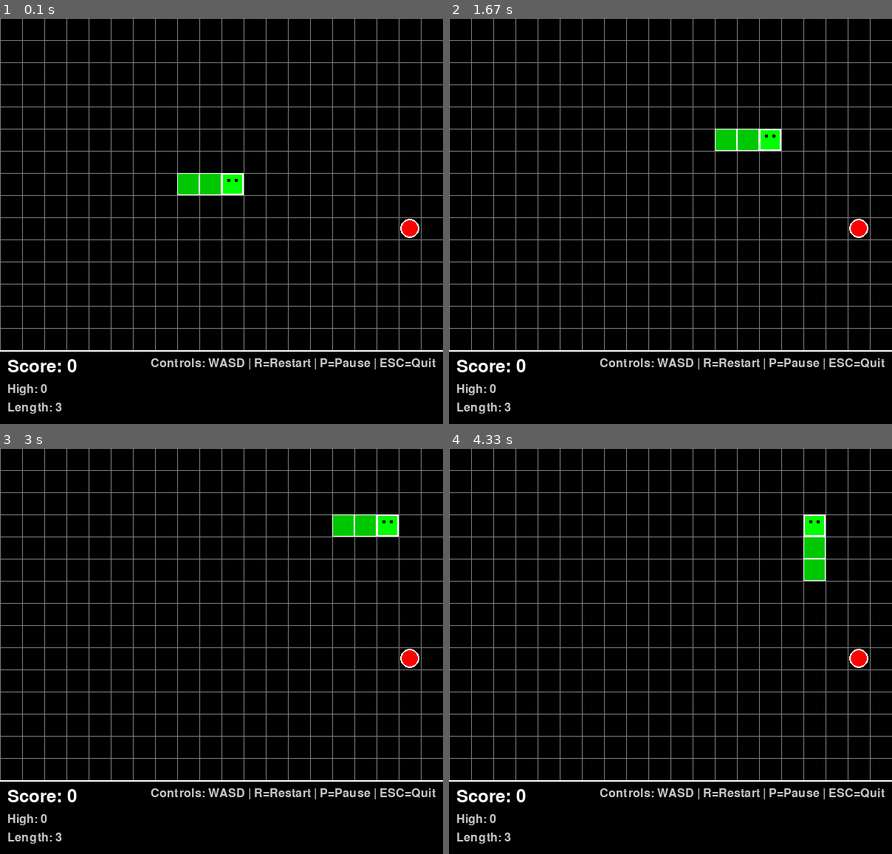
Above: before the commit, frames 1-4 (two rows, left to right).
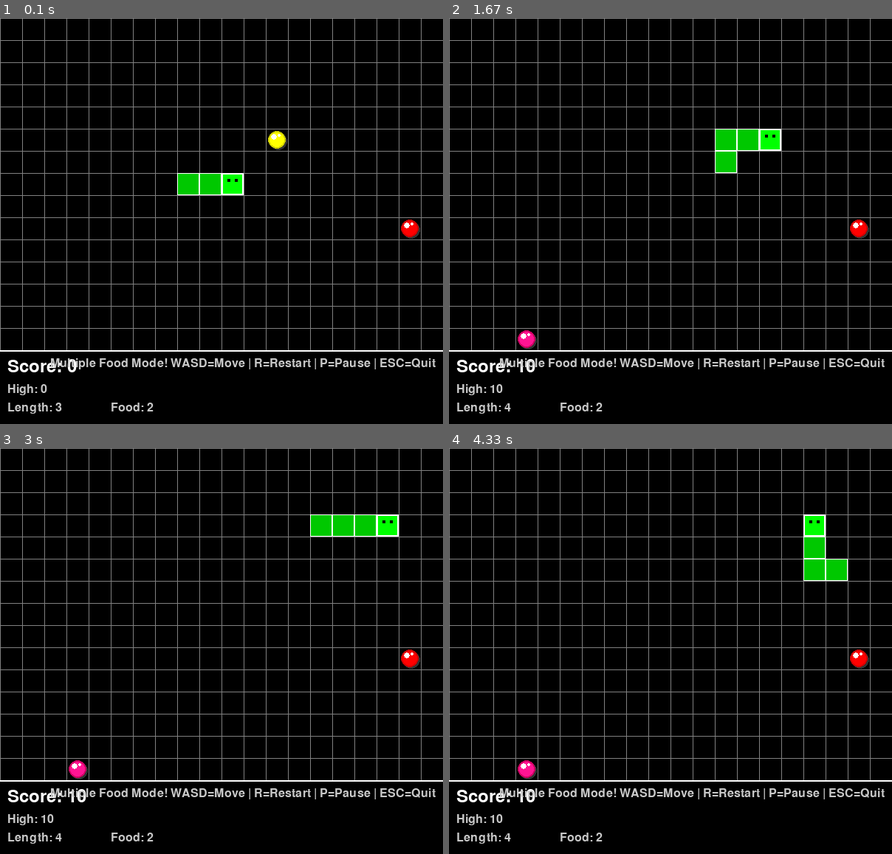
Above: after the commit, the same moments.

Repository: tisage/game-llm
Game: pygame game, started from main.py
Two runs of this game, one before a commit and one after it. Both use one fixed random seed, a clock stepped at 60 frames per second and the inputs below.
Inputs:
- Up to frame 1 (0.1 s): no input
- Up to frame 2 (1.67 s): tap Space at 0.33, 0.67 s; tap W at 1 s; hold Right from 1.33 s (still down)
- Up to frame 3 (3 s): release Right at 1.8 s; hold Up 1.83-2.13 s; hold Right 2.17-2.63 s
- Up to frame 4 (4.33 s): hold Down 3.23-3.53 s; hold Left 3.57-3.97 s; hold Up from 4 s (still down)

The runs differ from the first frame. In frame 1, 0.9% of the frame differs, in the area x 11-95%, y 27-97%; in frame 2, 1.3%, in the area x 9-95%, y 32-97%; in frame 3, 1.3%; in frame 4, 1.3%.

Commit message:
with more points and food type

Diff:
--- /dev/null
+++ b/snake_enhanced.py
@@ -0,0 +1,37 @@
+#!/usr/bin/env python3
+"""
+Enhanced Snake Game with Multiple Food Items
+"""
+import sys
+import os
+
+# Add src directory to path for imports
+sys.path.insert(0, os.path.join(os.path.dirname(os.path.abspath(__file__)), 'src'))
+
+def main():
+    """Main entry point for enhanced Snake game."""
+    try:
+        from pygame_ui.game_loop import main as pygame_main
+        print("🐍 Starting Enhanced Snake Game with Multiple Food!")
+        print("✨ Features:")
+        print("   - Multiple colorful food items on board")
+        print("   - Enhanced visual effects")
+        print("   - Same great WASD controls")
+        print("\n🎮 Controls:")
+        print("   W/A/S/D or Arrow Keys - Move snake")
+        print("   R - Restart game")
+        print("   P/Space - Pause/Resume")
+        print("   ESC - Quit game")
+        print("\n🍎 Eat all the colorful food to grow and score!")
+
+        pygame_main()
+    except ImportError as e:
+        print(f"Error importing game components: {e}")
+        print("Make sure pygame is installed: pip install pygame")
+        sys.exit(1)
+    except Exception as e:
+        print(f"Error running game: {e}")
+        sys.exit(1)
+
+if __name__ == "__main__":
+    main()
--- a/src/game_core/__init__.py
+++ b/src/game_core/__init__.py
@@ -3,9 +3,9 @@
 """
 from .constants import *
 from .snake import Snake
-from .food import Food
+from .food import Food, FoodManager, FoodItem
 from .collision import CollisionDetector
 from .scoring import ScoreManager
 from .game_state import GameEngine
 
-__all__ = ['Snake', 'Food', 'CollisionDetector', 'ScoreManager', 'GameEngine', 'GameState', 'UP', 'DOWN', 'LEFT', 'RIGHT']
+__all__ = ['Snake', 'Food', 'FoodManager', 'FoodItem', 'CollisionDetector', 'ScoreManager', 'GameEngine', 'GameState', 'UP', 'DOWN', 'LEFT', 'RIGHT']
--- a/src/game_core/constants.py
+++ b/src/game_core/constants.py
@@ -40,3 +40,16 @@
 
 # Score settings
 FOOD_SCORE = 10
+
+# Food settings
+MAX_FOOD_COUNT = 3  # Maximum number of food items on board
+MIN_FOOD_COUNT = 2  # Minimum number of food items on board
+
+# Food colors for variety
+FOOD_COLORS = [
+    (255, 0, 0),    # Red
+    (255, 165, 0),  # Orange
+    (255, 255, 0),  # Yellow
+    (255, 20, 147), # Deep Pink
+    (138, 43, 226), # Blue Violet
+]
--- a/src/game_core/food.py
+++ b/src/game_core/food.py
@@ -1,56 +1,130 @@
 """
-Food generation and management
+Food generation and management - Multiple food system
 """
 import random
 from typing import List, Tuple
 from .constants import *
 
-class Food:
-    """Represents food in the Snake game."""
+class FoodItem:
+    """Represents a single food item."""
+
+    def __init__(self, position: Tuple[int, int], color: Tuple[int, int, int] = None):
+        """Initialize a food item."""
+        self.position = position
+        self.color = color or random.choice(FOOD_COLORS)
+        self.value = FOOD_SCORE  # Can be modified for different food types
+
+    def is_eaten_by(self, snake_head: Tuple[int, int]) -> bool:
+        """Check if this food is eaten by snake head."""
+        return self.position == snake_head
+
+class FoodManager:
+    """Manages multiple food items on the game board."""
 
     def __init__(self, grid_width: int = GRID_WIDTH, grid_height: int = GRID_HEIGHT):
         """Initialize food manager."""
         self.grid_width = grid_width
         self.grid_height = grid_height
-        self.position: Tuple[int, int] = (0, 0)
-        self._generate_new_position()
+        self.food_items: List[FoodItem] = []
+        self.target_food_count = MIN_FOOD_COUNT
 
-    def _generate_new_position(self) -> None:
-        """Generate a random position for food."""
-        x = random.randint(0, self.grid_width - 1)
-        y = random.randint(0, self.grid_height - 1)
-        self.position = (x, y)
-
-    def get_position(self) -> Tuple[int, int]:
-        """Get current food position."""
-        return self.position
-
-    def respawn(self, snake_body: List[Tuple[int, int]]) -> None:
-        """
-        Generate new food position avoiding snake body.
-        Ensures food doesn't spawn on snake.
-        """
+    def _generate_position(self, avoid_positions: List[Tuple[int, int]]) -> Tuple[int, int]:
+        """Generate a random position avoiding specified positions."""
         max_attempts = self.grid_width * self.grid_height
         attempts = 0
 
         while attempts < max_attempts:
-            self._generate_new_position()
-            if self.position not in snake_body:
-                break
+            x = random.randint(0, self.grid_width - 1)
+            y = random.randint(0, self.grid_height - 1)
+            position = (x, y)
+
+            if position not in avoid_positions:
+                return position
             attempts += 1
 
-        # Fallback: if grid is nearly full, find first available spot
-        if attempts >= max_attempts:
-            for y in range(self.grid_height):
-                for x in range(self.grid_width):
-                    if (x, y) not in snake_body:
-                        self.position = (x, y)
-                        return
+        # Fallback: find first available spot
+        for y in range(self.grid_height):
+            for x in range(self.grid_width):
+                if (x, y) not in avoid_positions:
+                    return (x, y)
+
+        # Ultimate fallback (shouldn't happen in normal gameplay)
+        return (0, 0)
+
+    def _get_all_occupied_positions(self, snake_body: List[Tuple[int, int]]) -> List[Tuple[int, int]]:
+        """Get all positions occupied by snake and existing food."""
+        occupied = snake_body.copy()
+        occupied.extend([food.position for food in self.food_items])
+        return occupied
+
+    def spawn_food(self, snake_body: List[Tuple[int, int]]) -> None:
+        """Spawn a new food item."""
+        occupied_positions = self._get_all_occupied_positions(snake_body)
+        new_position = self._generate_position(occupied_positions)
+        new_color = random.choice(FOOD_COLORS)
+
+        self.food_items.append(FoodItem(new_position, new_color))
+
+    def update(self, snake_body: List[Tuple[int, int]]) -> None:
+        """Update food items - maintain target count."""
+        # Ensure we have the target number of food items
+        while len(self.food_items) < self.target_food_count:
+            self.spawn_food(snake_body)
+
+    def check_collision(self, snake_head: Tuple[int, int]) -> FoodItem:
+        """Check if snake head collides with any food. Returns eaten food or None."""
+        for food in self.food_items:
+            if food.is_eaten_by(snake_head):
+                return food
+        return None
+
+    def remove_food(self, food_item: FoodItem) -> None:
+        """Remove a specific food item."""
+        if food_item in self.food_items:
+            self.food_items.remove(food_item)
+
+    def get_all_positions(self) -> List[Tuple[int, int]]:
+        """Get positions of all food items."""
+        return [food.position for food in self.food_items]
+
+    def get_all_food_items(self) -> List[FoodItem]:
+        """Get all food items."""
+        return self.food_items.copy()
+
+    def set_food_count(self, count: int) -> None:
+        """Set target food count (between MIN and MAX)."""
+        self.target_food_count = max(MIN_FOOD_COUNT, min(MAX_FOOD_COUNT, count))
+
+    def reset(self, snake_body: List[Tuple[int, int]]) -> None:
+        """Reset all food items."""
+        self.food_items.clear()
+        self.target_food_count = MIN_FOOD_COUNT
+        self.update(snake_body)
+
+# Legacy Food class for backward compatibility
+class Food:
+    """Legacy single food class - redirects to FoodManager."""
+
+    def __init__(self, grid_width: int = GRID_WIDTH, grid_height: int = GRID_HEIGHT):
+        """Initialize legacy food (uses FoodManager internally)."""
+        self.manager = FoodManager(grid_width, grid_height)
+        self.grid_width = grid_width
+        self.grid_height = grid_height
+
+    def get_position(self) -> Tuple[int, int]:
+        """Get position of first food item (for compatibility)."""
+        if self.manager.food_items:
+            return self.manager.food_items[0].position
+        return (0, 0)
+
+    def respawn(self, snake_body: List[Tuple[int, int]]) -> None:
+        """Respawn food (maintains multiple food items)."""
+        self.manager.update(snake_body)
 
     def is_eaten(self, snake_head: Tuple[int, int]) -> bool:
-        """Check if food is eaten by snake head."""
-        return self.position == snake_head
+        """Check if any food is eaten."""
+        return self.manager.check_collision(snake_head) is not None
 
     def reset(self, snake_body: List[Tuple[int, int]]) -> None:
-        """Reset food to new random position."""
-        self.respawn(snake_body)
+        """Reset food system."""
+        self.manager.reset(snake_body)
--- a/src/game_core/game_state.py
+++ b/src/game_core/game_state.py
@@ -101,13 +101,24 @@
             self.end_game()
             return self._get_update_info(True, False, True)
 
-        # Check food collision
+        # Check food collision with multiple food items
         food_eaten = False
-        if self.collision_detector.check_food_collision(snake_head, self.food.get_position()):
-            self.snake.grow()
-            self.score_manager.add_food_score()
-            self.food.respawn(snake_body)
-            food_eaten = True
+        if hasattr(self.food, 'manager'):
+            # New multiple food system
+            eaten_food = self.food.manager.check_collision(snake_head)
+            if eaten_food:
+                self.snake.grow()
+                self.score_manager.add_food_score()
+                self.food.manager.remove_food(eaten_food)
+                self.food.manager.update(snake_body)  # Spawn new food if needed
+                food_eaten = True
+        else:
+            # Legacy single food system
+            if self.collision_detector.check_food_collision(snake_head, self.food.get_position()):
+                self.snake.grow()
+                self.score_manager.add_food_score()
+                self.food.respawn(snake_body)
+                food_eaten = True
 
         return self._get_update_info(False, food_eaten, False)
 
@@ -134,7 +145,9 @@
             'valid': True,
             'snake_body': self.snake.get_body(),
             'snake_direction': self.snake.get_direction(),
-            'food_position': self.food.get_position(),
+            'food_position': self.food.get_position(),  # For compatibility
+            'food_positions': getattr(self.food, 'manager', self.food).get_all_positions() if hasattr(self.food, 'manager') else [self.food.get_position()],
+            'food_items': getattr(self.food, 'manager', self.food).get_all_food_items() if hasattr(self.food, 'manager') else [],
             'score_info': self.score_manager.get_score_info(),
             'game_over': self.game_over,
             'paused': self.paused,
--- a/src/pygame_ui/renderer.py
+++ b/src/pygame_ui/renderer.py
@@ -38,7 +38,7 @@
 
         # Draw game components
         self._draw_grid()
-        self._draw_food(game_state['food_position'])
+        self._draw_multiple_food(game_state)
         self._draw_snake(game_state['snake_body'])
 
         # Draw UI
@@ -82,15 +82,48 @@
                 pygame.draw.rect(self.screen, DARK_GREEN, rect)
                 pygame.draw.rect(self.screen, WHITE, rect, 1)
 
-    def _draw_food(self, food_position: Tuple[int, int]) -> None:
-        """Draw food on the screen."""
+    def _draw_food(self, food_position: Tuple[int, int], color: Tuple[int, int, int] = RED) -> None:
+        """Draw a single food item with enhanced visual effects."""
         x, y = food_position
-        rect = pygame.Rect(x * CELL_SIZE, y * CELL_SIZE, CELL_SIZE, CELL_SIZE)
-
-        # Draw food as a red circle
         center = (x * CELL_SIZE + CELL_SIZE // 2, y * CELL_SIZE + CELL_SIZE // 2)
-        pygame.draw.circle(self.screen, RED, center, CELL_SIZE // 2 - 2)
-        pygame.draw.circle(self.screen, WHITE, center, CELL_SIZE // 2 - 2, 2)
+        radius = CELL_SIZE // 2 - 3
+
+        # Draw shadow for depth
+        shadow_center = (center[0] + 2, center[1] + 2)
+        pygame.draw.circle(self.screen, (50, 50, 50), shadow_center, radius, 3)
+
+        # Main food circle with gradient effect
+        pygame.draw.circle(self.screen, color, center, radius)
+
+        # Darker border for definition
+        border_color = tuple(max(0, c - 50) for c in color)
+        pygame.draw.circle(self.screen, border_color, center, radius, 2)
+
+        # Bright highlight for 3D effect
+        highlight_pos = (center[0] - radius//3, center[1] - radius//3)
+        highlight_radius = radius // 3
+        pygame.draw.circle(self.screen, WHITE, highlight_pos, highlight_radius)
+
+        # Small sparkle effect
+        sparkle_pos = (center[0] + radius//4, center[1] - radius//2)
+        pygame.draw.circle(self.screen, WHITE, sparkle_pos, 2)
+
+    def _draw_multiple_food(self, game_state: Dict[str, Any]) -> None:
+        """Draw all food items on the screen with different colors."""
+        # Check if we have new multiple food system
+        if 'food_items' in game_state and game_state['food_items']:
+            # Draw all food items with their individual colors
+            for food_item in game_state['food_items']:
+                self._draw_food(food_item.position, food_item.color)
+        elif 'food_positions' in game_state and game_state['food_positions']:
+            # Draw multiple positions with default colors
+            colors = [(255, 0, 0), (255, 165, 0), (255, 255, 0)]  # Red, Orange, Yellow
+            for i, position in enumerate(game_state['food_positions']):
+                color = colors[i % len(colors)]
+                self._draw_food(position, color)
+        else:
+            # Fallback to single food
+            self._draw_food(game_state['food_position'])
 
     def _draw_ui(self, game_state: Dict[str, Any]) -> None:
         """Draw user interface elements."""
@@ -110,12 +143,17 @@
         high_score_text = self.font_small.render(f"High: {score_info['high']}", True, LIGHT_GRAY)
         self.screen.blit(high_score_text, (10, GRID_HEIGHT * CELL_SIZE + 45))
 
-        # Length
+        # Length and food count
         length_text = self.font_small.render(f"Length: {len(game_state['snake_body'])}", True, LIGHT_GRAY)
         self.screen.blit(length_text, (10, GRID_HEIGHT * CELL_SIZE + 70))
 
-        # Controls hint
-        controls_text = self.font_small.render("Controls: WASD | R=Restart | P=Pause | ESC=Quit", True, LIGHT_GRAY)
+        # Food count display
+        food_count = len(game_state.get('food_positions', [game_state.get('food_position', (0,0))]))
+        food_text = self.font_small.render(f"Food: {food_count}", True, LIGHT_GRAY)
+        self.screen.blit(food_text, (150, GRID_HEIGHT * CELL_SIZE + 70))
+
+        # Controls hint (updated for multiple food)
+        controls_text = self.font_small.render("Multiple Food Mode! WASD=Move | R=Restart | P=Pause | ESC=Quit", True, LIGHT_GRAY)
         controls_rect = controls_text.get_rect()
         controls_rect.right = WINDOW_WIDTH - 10
         controls_rect.y = GRID_HEIGHT * CELL_SIZE + 10
Not shown, added: MULTIPLE_FOOD_FEATURES.md
